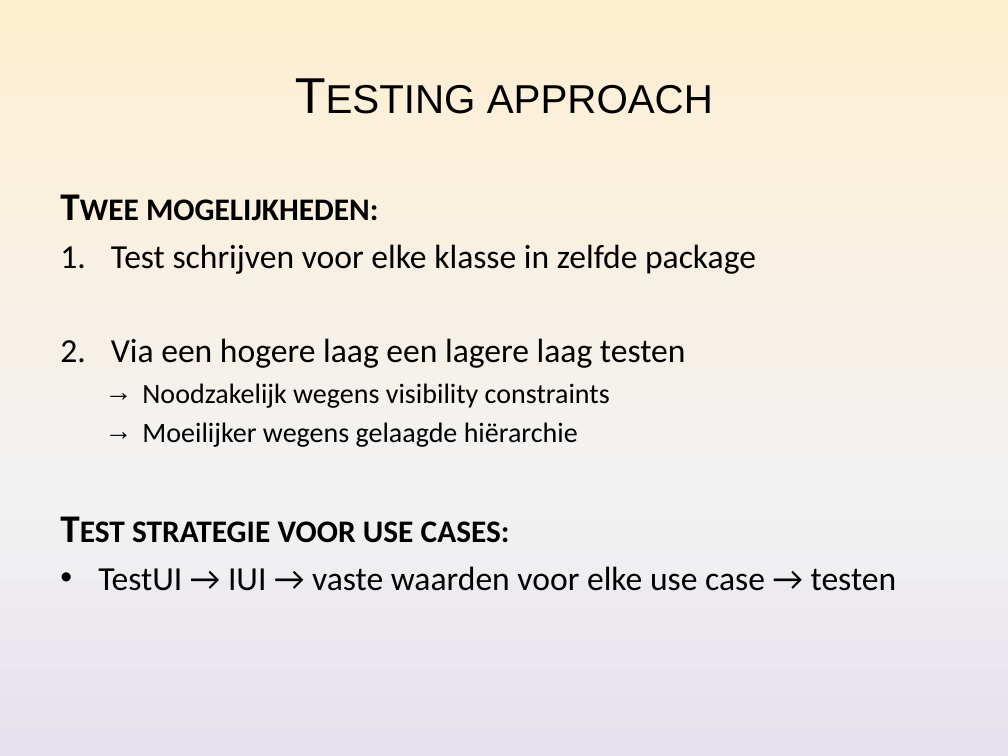
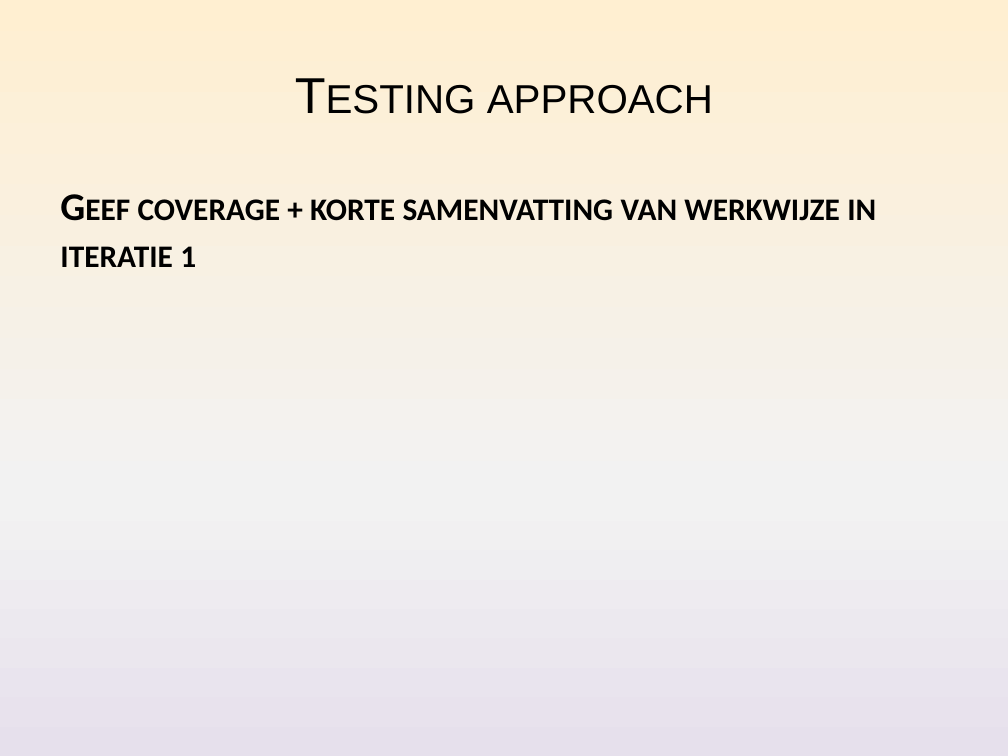
Before and after one commit to Nickelium/Software-Development, a slide deck: slide 11 of Presentaties/Iteratie 2/SWOP Presentatie 2 Inhoud.pptx (slide 14 before the commit). Drawn at 1008x756 pixels with LibreOffice and Linux fonts; fonts in the diff are those of the drawing. Boxes give left, top, right and bottom in pixels: in the first picture for what was removed or moved away, otherwise in the second. Text is boxed around its words. In the diff, an @@ line names an element or a change of style, - is before the commit and + after.

```diff
--- a/Presentaties/Iteratie 2/SWOP Presentatie 2 Inhoud.pptx
+++ b/Presentaties/Iteratie 2/SWOP Presentatie 2 Inhoud.pptx
@@ text at box(60, 199, 876, 267): text changed; size 24 to 28 pt; bold on @@
-Twee mogelijkheden:
-1. Test schrijven voor elke klasse in zelfde package
-2. Via een hogere laag een lagere laag testen
-  → Noodzakelijk wegens visibility constraints
-  → Moeilijker wegens gelaagde hiërarchie
-Test strategie voor use cases:
-• TestUI → IUI → vaste waarden voor elke use case → testen
+Geef coverage + korte samenvatting van werkwijze in iteratie 1
```
Also in this commit, not shown: 5 other slides changed, 6 slides added, 9 slides removed.
